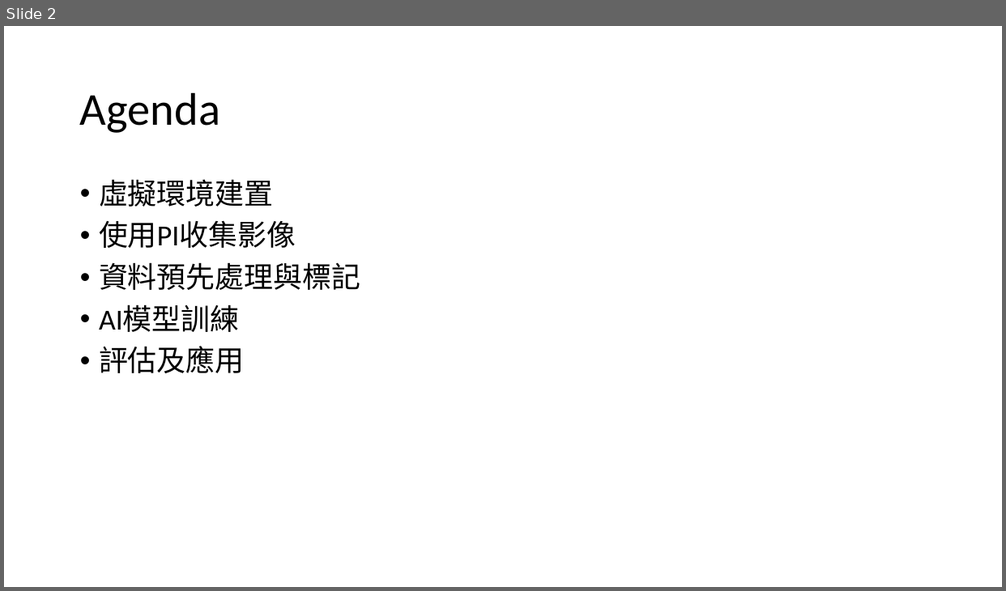
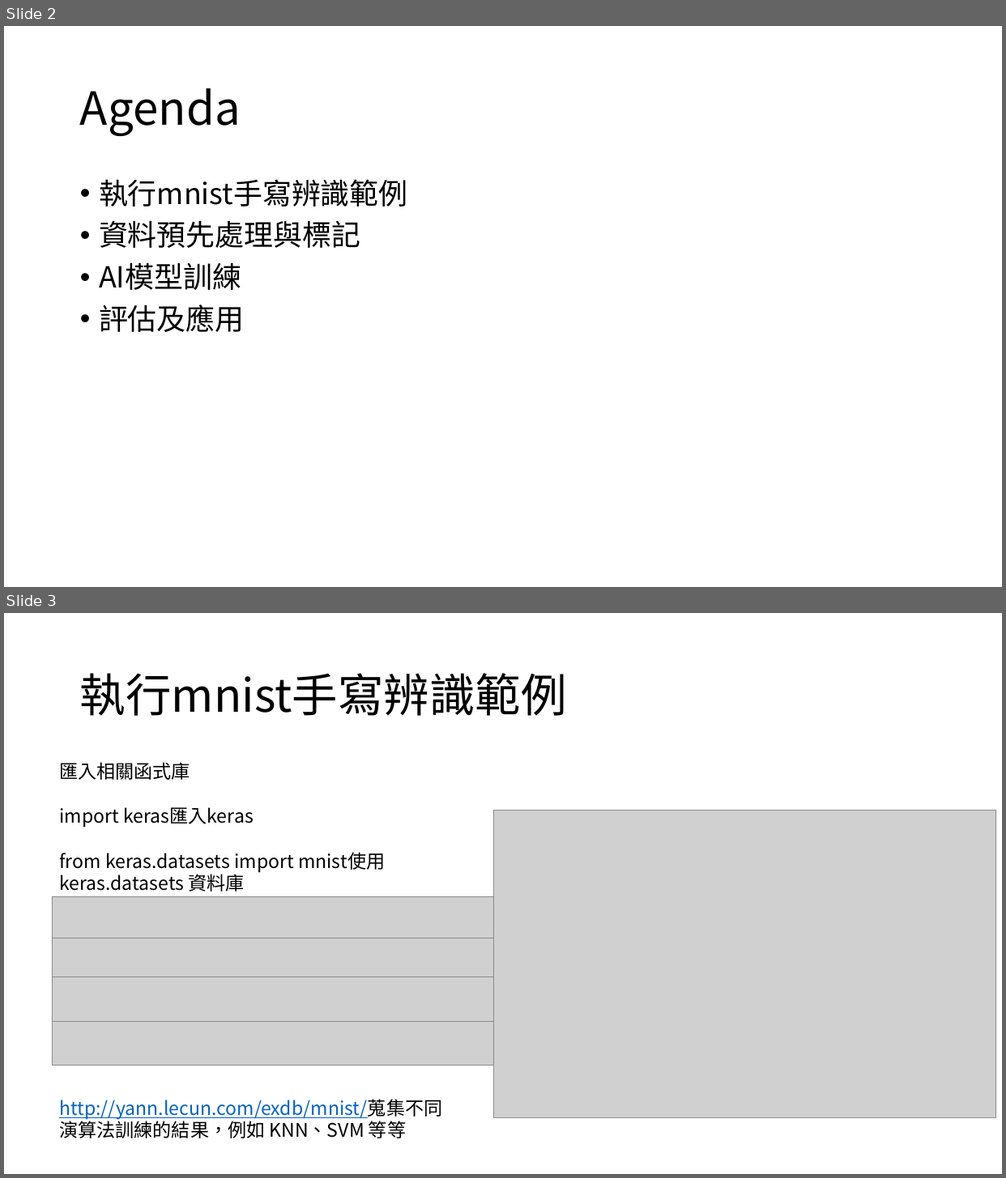
Before and after one commit to dondon1895/AI, a slide deck: Interim_report/G080A010_莊東樺_期中報告_20200430.pptx. Shown one above the other, each under a label of ours: slide 2 before the commit, slides 2 and 3 after it. The pictures are 1006x591 and 1006x1178 pixels, drawn with LibreOffice and Linux fonts; fonts in the diff are those of the drawing; grey boxes stand for pictures. Boxes give left, top, right and bottom in pixels: in the first picture for what was removed or moved away, otherwise in the second. Text is boxed around its words. In the diff, an @@ line names an element or a change of style, - is before the commit and + after.

```diff
--- a/Interim_report/G080A010_莊東樺_期中報告_20200430.pptx
+++ b/Interim_report/G080A010_莊東樺_期中報告_20200430.pptx
@@ slide 3 added at bbox=[4, 613, 1002, 1174], background #FFFFFF @@
@@ title added at bbox=[80, 673, 567, 716], 44 pt, text #000000 @@
+執行mnist手寫辨識範例
@@ text added at bbox=[59, 762, 442, 1139], 18 pt, text #000000 @@
+匯入相關函式庫
+import keras匯入keras
+from keras.datasets import mnist使用keras.datasets 資料庫
+http://yann.lecun.com/exdb/mnist/蒐集不同演算法訓練的結果，例如 KNN、SVM 等等
@@ picture added at bbox=[494, 810, 997, 1118] @@
@@ picture added at bbox=[52, 897, 494, 942] @@
@@ picture added at bbox=[52, 939, 494, 983] @@
@@ picture added at bbox=[52, 977, 494, 1022] @@
@@ picture added at bbox=[52, 1022, 494, 1066] @@
@@ slide 2 changed as well @@
@@ title "Agenda" at bbox=[80, 88, 241, 136]: font Calibri to Noto Sans CJK SC @@
@@ text at bbox=[99, 179, 408, 207]: text changed; font Calibri to Noto Sans CJK SC @@
-• 虛擬環境建置
-• 使用PI收集影像
+• 執行mnist手寫辨識範例
@@ text at bbox=[99, 220, 360, 332]: font Calibri to Noto Sans CJK SC in "資料預先處理與標記", "AI模型訓練", "評估及應用" @@
```
Also in this commit, not shown: 1 other slide changed, 5 other slides added, 2 slides removed.
